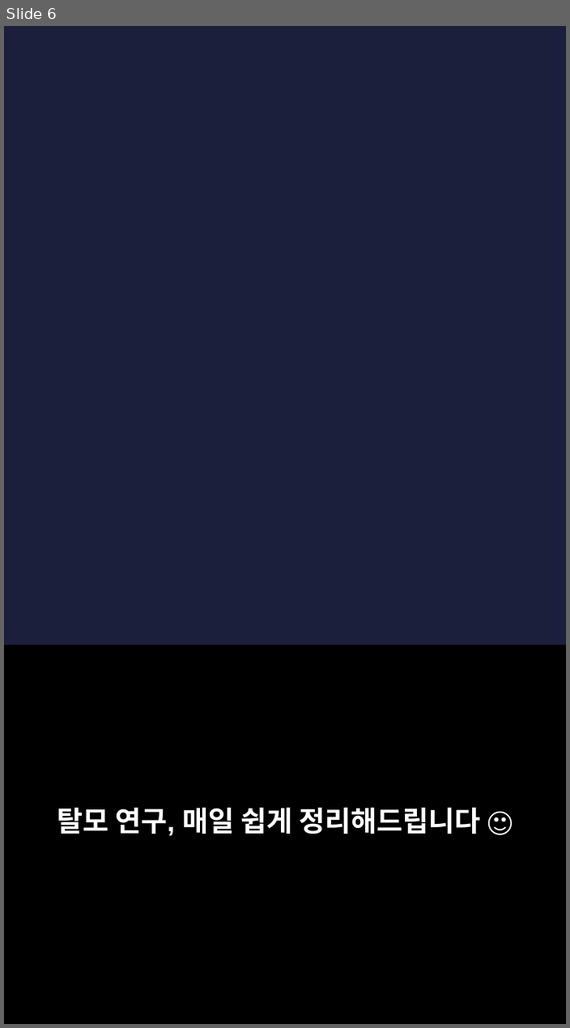
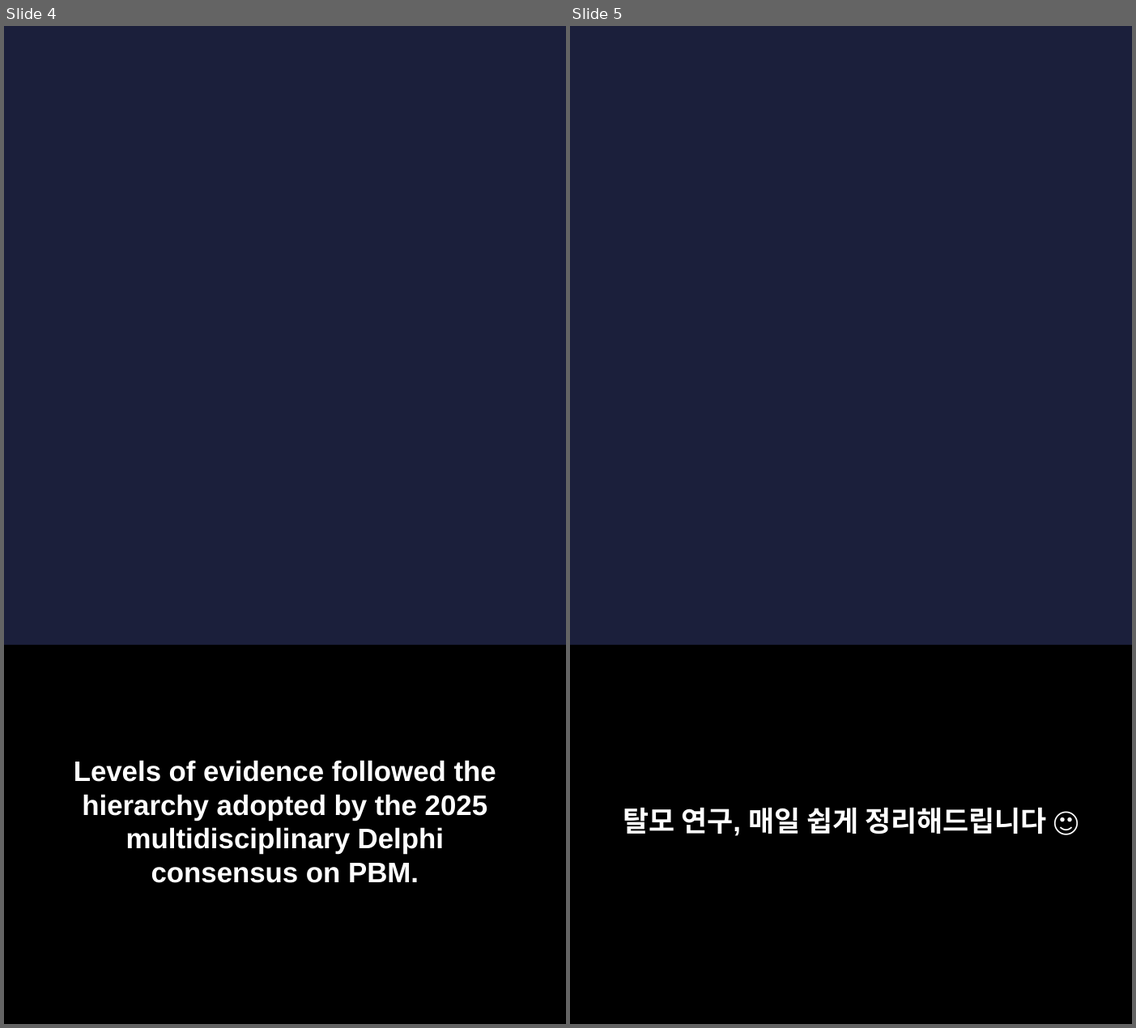
Before and after one commit to hyokang2010-BJ-ANTH/product-builder-test, a slide deck: pwa/data/latest/slides.pptx. Shown side by side, each under a label of ours: slide 6 before the commit, slides 4 and 5 after it. The pictures are 570x1028 and 1136x1028 pixels, drawn with LibreOffice and Linux fonts; fonts in the diff are those of the drawing; background and template pictures are left out. Boxes give left, top, right and bottom in pixels: in the first picture for what was removed or moved away, otherwise in the second. Text is boxed around its words. In the diff, an @@ line names an element or a change of style, - is before the commit and + after.

```diff
--- a/pwa/data/latest/slides.pptx
+++ b/pwa/data/latest/slides.pptx
@@ slide 4 added at box(4, 26, 566, 1024), background picture (left out) @@
@@ rectangle added at box(4, 646, 566, 1024), fill #000000 @@
@@ text added at box(74, 760, 496, 883), 22 pt, text #FFFFFF, bold @@
+Levels of evidence followed the hierarchy adopted by the 2025 multidisciplinary Delphi consensus on PBM.
@@ what was slide 6 is now slide 5 @@
```
Also in this commit, not shown: 4 slides changed, 3 other slides added, 4 slides removed, 27 other files.
